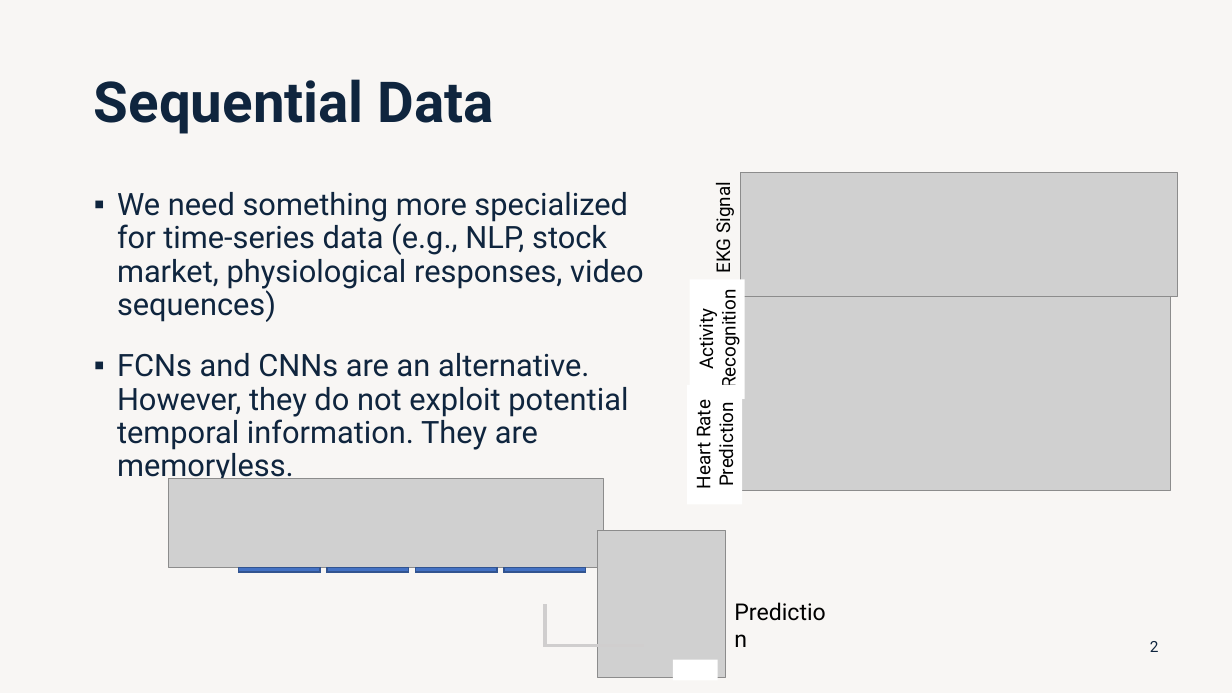
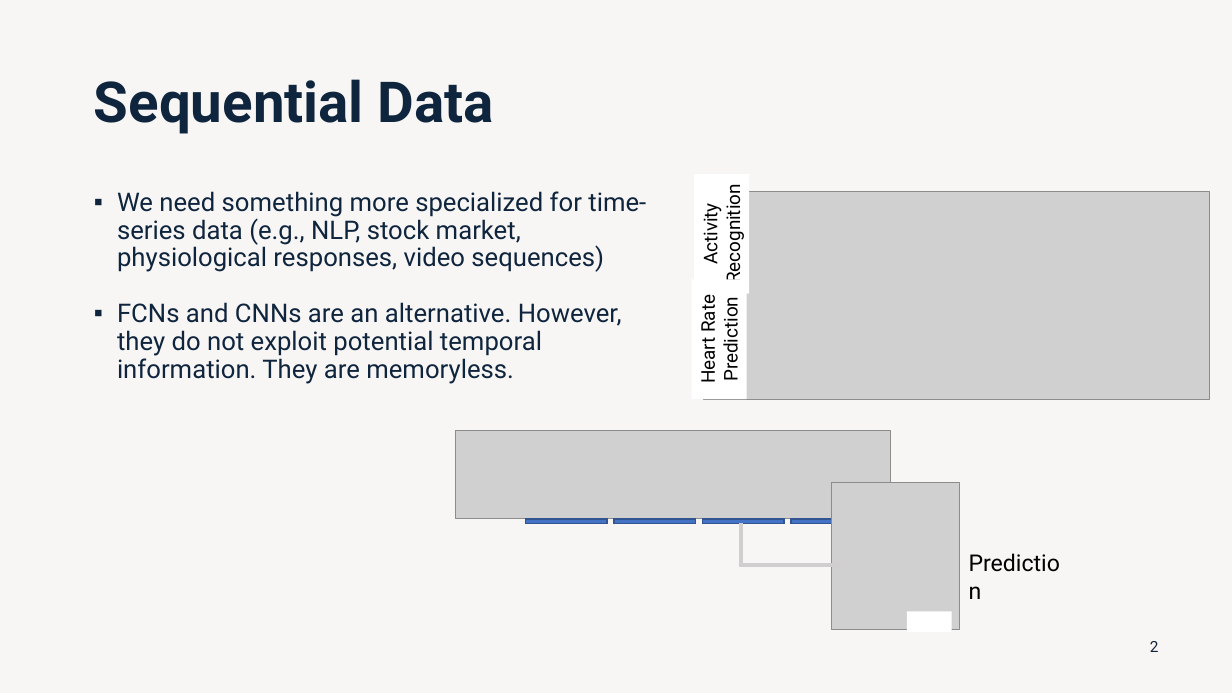
Before and after one commit to lobaton/Deep-Learning-with-Python, a slide deck: slide 2 of Slides/04 - Recurrent Neural Networks.pptx. Drawn at 1232x693 pixels with LibreOffice and Linux fonts; fonts in the diff are those of the drawing; grey boxes stand for pictures. Boxes give left, top, right and bottom in pixels: in the first picture for what was removed or moved away, otherwise in the second. Text is boxed around its words. In the diff, an @@ line names an element or a change of style, - is before the commit and + after.

```diff
--- a/Slides/04 - Recurrent Neural Networks.pptx
+++ b/Slides/04 - Recurrent Neural Networks.pptx
@@ rectangle "Activity Recognition": place and size @@
-rectangle "Activity Recognition" at (689, 279, 744, 398)
+rectangle "Activity Recognition" at (694, 174, 749, 293)
@@ picture removed at (740, 173, 1177, 298) @@
@@ text "We need something more specialized ..." at (117, 191, 646, 384): size 24 to 20 pt @@
@@ picture: place and size @@
-picture at (700, 297, 1172, 490)
+picture at (703, 191, 1210, 399)
@@ text removed at (710, 187, 735, 272) @@
-EKG Signal
@@ rectangle "Heart Rate Prediction": place and size @@
-rectangle "Heart Rate Prediction" at (688, 384, 742, 504)
+rectangle "Heart Rate Prediction" at (692, 279, 747, 398)
@@ rectangle: place and size @@
-rectangle at (238, 567, 320, 572)
+rectangle at (526, 519, 607, 524)
@@ elbow line moved from (545, 604) - (644, 646) to (741, 524) - (840, 565) @@
@@ 3 rectangles, 1 picture: place and size @@
-3 rectangles, 1 picture at (169, 479, 604, 572)
+3 rectangles, 1 picture at (456, 431, 890, 524)
@@ 1 picture, 1 text, 1 rectangle: place and size @@
-1 picture, 1 text, 1 rectangle at (598, 410, 738, 680)
+1 picture, 1 text, 1 rectangle at (832, 482, 1075, 632)
```
Also in this commit, not shown: 3 other slides changed, 6 other files.
